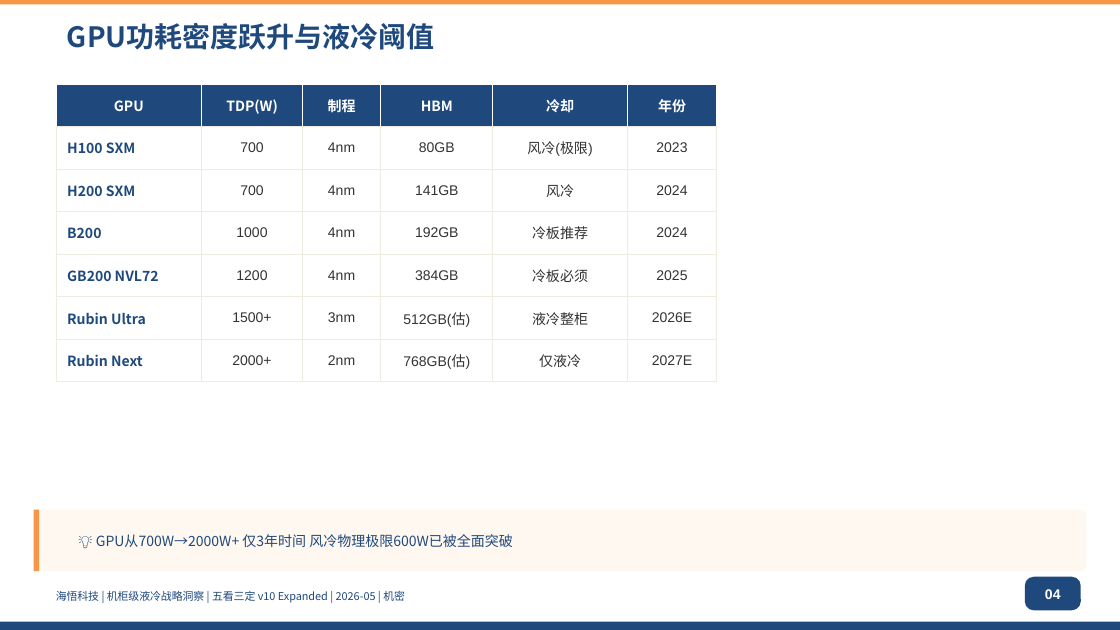
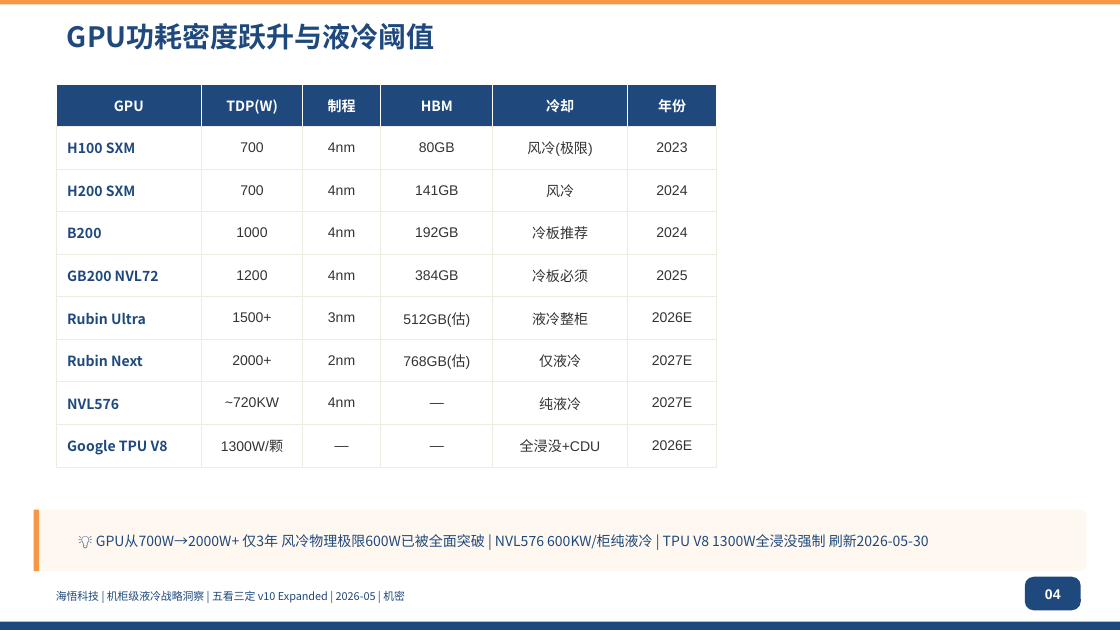
Before and after one commit to marshall9900/liquid-cooling-ecosystem, a slide deck: slide 4 of analysis/liquid-cooling/ppt/v10-compact/output/海悟液冷五看三定-v10-Compact.pptx. Drawn at 1120x630 pixels with LibreOffice and Linux fonts; fonts in the diff are those of the drawing. Boxes give left, top, right and bottom in pixels: in the first picture for what was removed or moved away, otherwise in the second. Text is boxed around its words. In the diff, an @@ line names an element or a change of style, - is before the commit and + after.

Commit message:
feat: PPT双版数据刷新 2026-05-30 — 市场规模/CAPEX/功率/战略框架更新(v10+R4)
v10-compact (11 slides modified):
- s001/s002/s076: 封面+目录+致谢 刷新日期
- s004: GPU功耗表 新增NVL576 600KW+TPU V8 1300W
- s005: 单柜功率峰值 400kW→600kW
- s007: OTT CAPEX $5,000亿→$6,000亿 补充中国液冷市场¥1300亿
- s008: 一看章节源标注刷新
- s013: OTT总结 补充Google TPU V8+Anthropic $36B融资
- s017: 昇腾芯片 insight行补充TPU V8 1300W参考
- s029: TAM/SAM 补充中国液冷服务器$23.7亿→¥162亿
- s031: 全球DC标杆 Google TPU V7→V7/V8 补充融资数据
- s037/s047: 竞争全景+总结 全产业链能力→准入门槛
- s063: 定战略 新增韬(τ)定律+三大催化赛道+黄金窗口
- s075: 核心结论 市场数据刷新+韬定律+三大催化赛道

v9-expanded-r4 (12 slides modified):
- s001/s002/s003/s005/s008: 封面+目录+方法论+市场+章节页 刷新
- s004: GPU功耗表 同v10
- s007: 一看小结 同v10
- s018: OTT总结 同v10 s013
- s022: 昇腾芯片 同v10 s017
- s042: TAM/SAM 同v10 s029
- s044: 全球DC标杆 同v10 s031
- s051: 竞争全景 同v10 s037
- s069: 三看总结 同v10 s047
- s083: 定战略 同v10 s063
- s087: 战略定位深度 三大催化赛道+窗口
- s100: 核心结论 同v10 s075

编译结果: ✅ v10-compact 3.4MB ✅ v9-expanded-r4 4.1MB

```diff
--- a/analysis/liquid-cooling/ppt/v10-compact/output/海悟液冷五看三定-v10-Compact.pptx
+++ b/analysis/liquid-cooling/ppt/v10-compact/output/海悟液冷五看三定-v10-Compact.pptx
@@ table at (56,84,717,459) @@
+row 8: NVL576 | ~720KW | 4nm | — | 纯液冷 | 2027E
+row 9: Google TPU V8 | 1300W/颗 | — | — | 全浸没+CDU | 2026E
@@ text at (124,534,929,549): text changed @@
-💡 GPU从700W→2000W+ 仅3年时间 风冷物理极限600W已被全面突破
+💡 GPU从700W→2000W+ 仅3年 风冷物理极限600W已被全面突破 | NVL576 600KW/柜纯液冷 | TPU V8 1300W全浸没强制 刷新2026-05-30
```
Also in this commit, not shown: 12 other slides changed, 32 other files.
